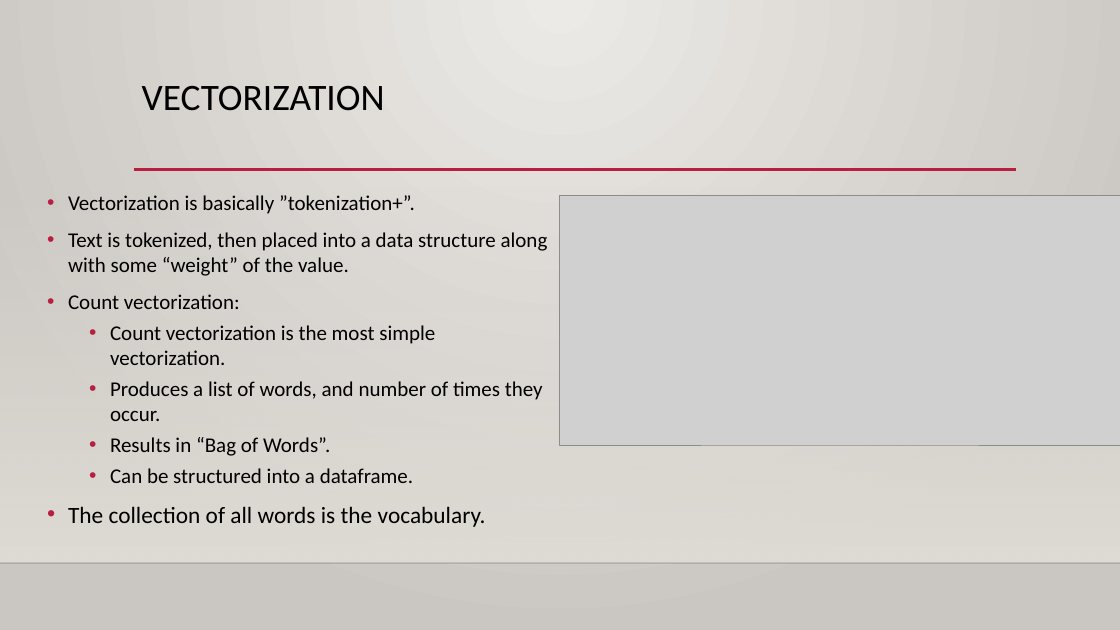
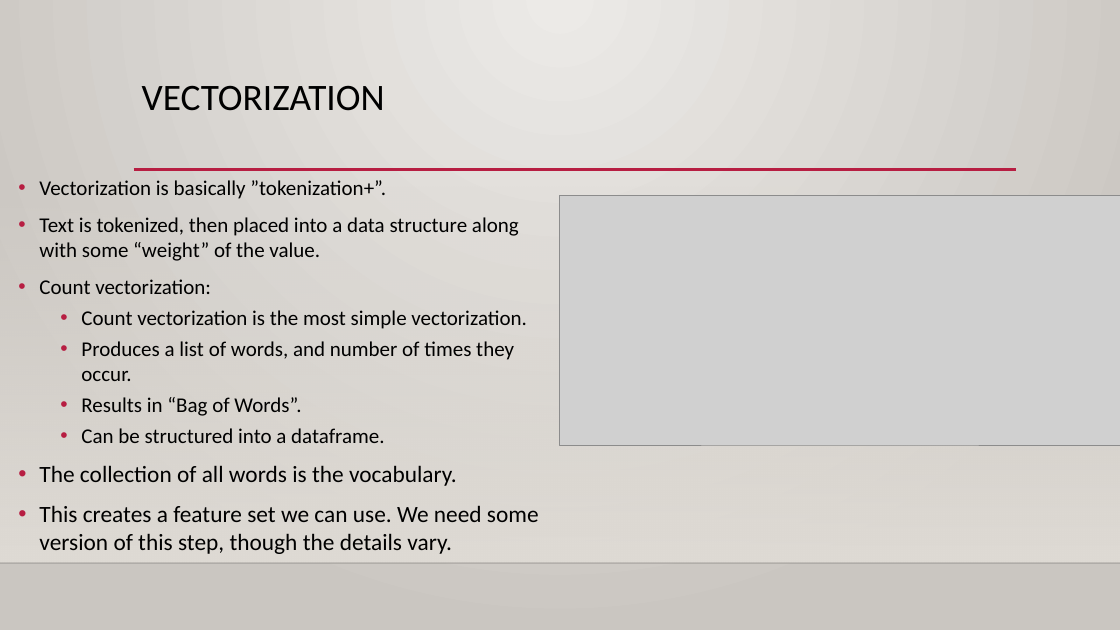
Before and after one commit to glennybarnes/Intro_to_Machine_Learning_Students, a slide deck: slide 14 of reference_content/Slides/NLP_Basics.pptx (slide 4 before the commit). Drawn at 1120x630 pixels with LibreOffice and Linux fonts; fonts in the diff are those of the drawing; grey boxes stand for pictures; background and template pictures are left out. Boxes give left, top, right and bottom in pixels: in the first picture for what was removed or moved away, otherwise in the second. Text is boxed around its words. In the diff, an @@ line names an element or a change of style, - is before the commit and + after.

```diff
--- a/reference_content/Slides/NLP_Basics.pptx
+++ b/reference_content/Slides/NLP_Basics.pptx
@@ text "Vectorization is basically ”tokenization+”.": place and size @@
-text "Vectorization is basically ”tokenization+”." at (68, 195, 548, 527)
+text "Vectorization is basically ”tokenization+”." at (39, 180, 539, 554)
@@ text at (39, 505, 539, 554): paragraph added @@
+• This creates a feature set we can use. We need some version of this step, though the details vary.
```
Also in this commit, not shown: 3 other slides changed, 19 slides added, 5 other files.
